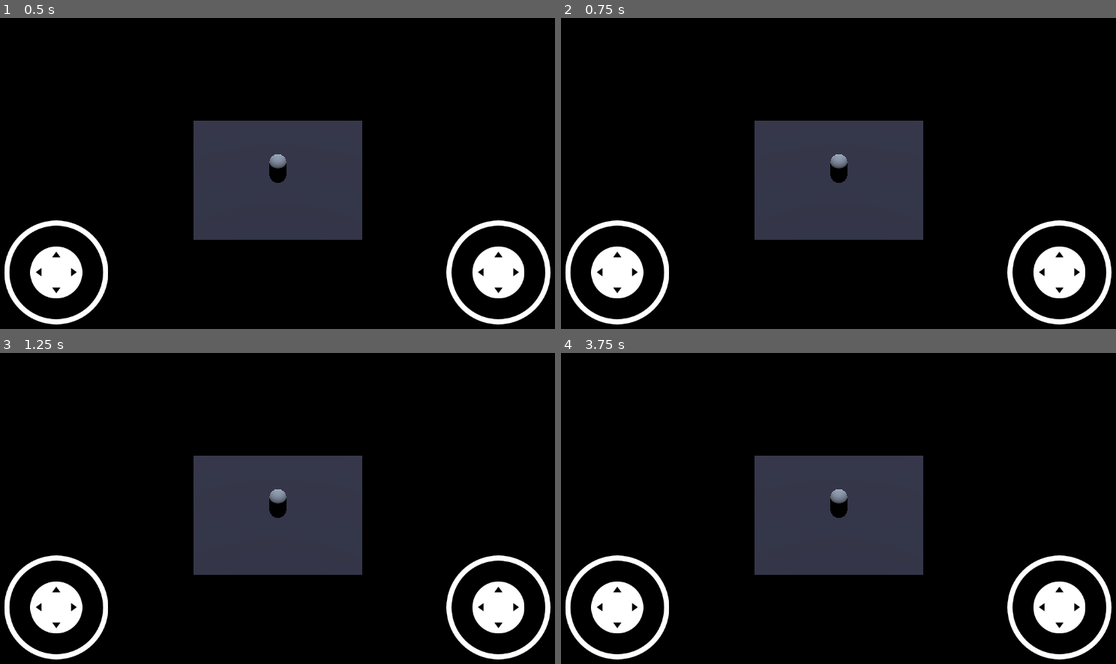
Above: before the commit, frames 1-4 (two rows, left to right).
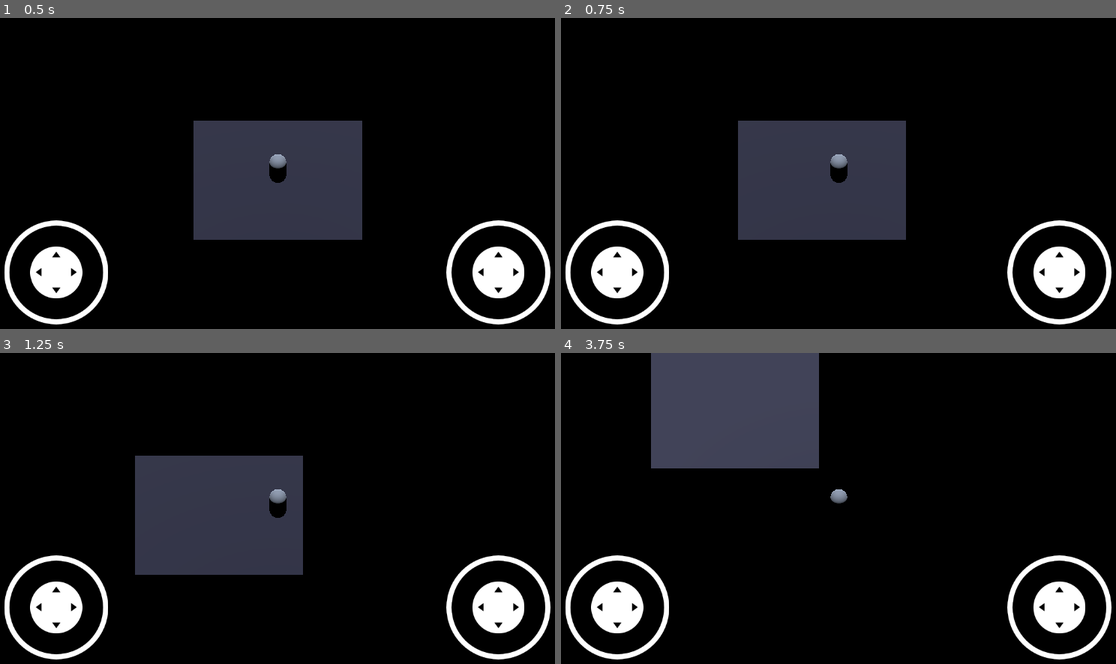
Above: after the commit, the same moments.

Repository: Adamekka/bullets-vs-bullets
Game: Godot game, scene res://scenes/main.tscn
Two runs of this game, one before a commit and one after it. Both use one fixed random seed, a clock stepped at 60 frames per second and the inputs below.
Inputs (mouse positions are in pixels of both pictures, inside the frame that each line leads up to):
- Up to frame 1 (0.5 s): no input
- Up to frame 2 (0.75 s): tap Enter at 0.5 s; move the mouse to (971, 170) at 0.52 s; hold Right (ui_right) from 0.53 s (still down); click (971, 170) at 0.67 s
- Up to frame 3 (1.25 s): keep holding Right (ui_right)
- Up to frame 4 (3.75 s): release Right (ui_right) at 1.25 s; drag from (716, 539) to (810, 589) at 1.27 s; tap Space at 2 s; move the mouse to (899, 446) at 2.02 s; hold Right (ui_right) 2.03-2.75 s; drag from (810, 589) to (660, 471) at 2.77 s; move the mouse to (1016, 570) at 3.52 s; hold Left (ui_left) from 3.53 s (still down)

Frame 1 is identical in both runs. In frame 2, 2.3% of the frame differs, in the area x 31-66%, y 33-72%; in frame 3, 8.1%; in frame 4, 22%, in the area x 16-66%, y 0-72%.

Commit message:
feat: player movement

Diff:
--- /dev/null
+++ b/entities/player/player.gd
@@ -0,0 +1,24 @@
+extends CharacterBody3D
+
+const SPEED: float = 5.0
+
+# Get the gravity from the project settings to be synced with RigidBody nodes.
+var gravity = ProjectSettings.get_setting("physics/3d/default_gravity")
+
+
+func _physics_process(delta):
+	# Gravity
+	if !is_on_floor():
+		velocity.y -= gravity * delta
+
+	# Movement
+	var input_dir: Vector2 = Input.get_vector("ui_left", "ui_right", "ui_up", "ui_down")
+	var direction: Vector3 = (transform.basis * Vector3(input_dir.x, 0, input_dir.y)).normalized()
+	if direction:
+		velocity.x = direction.x * SPEED
+		velocity.z = direction.z * SPEED
+	else:
+		velocity.x = move_toward(velocity.x, 0, SPEED)
+		velocity.z = move_toward(velocity.z, 0, SPEED)
+
+	move_and_slide()
--- a/project.godot
+++ b/project.godot
@@ -12,7 +12,7 @@
 
 config/name="bullets-vs-bullets"
 run/main_scene="res://scenes/main.tscn"
-config/features=PackedStringArray("4.1", "Mobile")
+config/features=PackedStringArray("4.2", "Mobile")
 config/icon="res://icon.svg"
 
 [input_devices]
--- a/scenes/main.tscn
+++ b/scenes/main.tscn
@@ -1,10 +1,14 @@
-[gd_scene load_steps=6 format=3 uid="uid://3tiofbb7f7ht"]
+[gd_scene load_steps=8 format=3 uid="uid://3tiofbb7f7ht"]
 
 [ext_resource type="Material" uid="uid://c7o02oryteqtl" path="res://scenes/floor_material.tres" id="1_b2evm"]
 [ext_resource type="PackedScene" uid="uid://bp54yu83v5w6u" path="res://entities/player/player.tscn" id="1_eg6qm"]
+[ext_resource type="Script" path="res://entities/player/player.gd" id="3_r5773"]
 [ext_resource type="PackedScene" uid="uid://dmr0fcamx7t56" path="res://addons/joystick/virtual_joystick.tscn" id="3_sgwhn"]
 
 [sub_resource type="PhysicsMaterial" id="PhysicsMaterial_70m5f"]
+
+[sub_resource type="BoxShape3D" id="BoxShape3D_msloq"]
+size = Vector3(10, 0.1, 10)
 
 [sub_resource type="BoxMesh" id="BoxMesh_5ljjn"]
 material = ExtResource("1_b2evm")
@@ -18,6 +22,10 @@
 transform = Transform3D(1, -3.48787e-16, 3.48787e-16, 3.48787e-16, 1, -3.48787e-16, -3.48787e-16, 3.48787e-16, 1, 2.08165e-12, -0.05, 2.08165e-12)
 physics_material_override = SubResource("PhysicsMaterial_70m5f")
 
+[node name="CollisionShape3D" type="CollisionShape3D" parent="Floor"]
+transform = Transform3D(1, -1.21652e-31, 0, -1.21652e-31, 1, 0, 0, 0, 1, 0, 0, 0)
+shape = SubResource("BoxShape3D_msloq")
+
 [node name="MeshInstance3D" type="MeshInstance3D" parent="Floor"]
 transform = Transform3D(10, -1.21652e-32, 0, -1.21652e-30, 0.1, 0, 0, 0, 10, 0.00860932, 0, 3.03577e-18)
 custom_aabb = AABB(2.08165e-12, 2.08165e-12, 2.08165e-12, 2.08165e-12, 2.08165e-12, 2.08165e-12)
@@ -25,6 +33,7 @@
 
 [node name="CharacterBody3D" parent="." instance=ExtResource("1_eg6qm")]
 transform = Transform3D(1, 0, 0, 0, 1, 0, 0, 0, 1, 2.08165e-12, 1, 2.08165e-12)
+script = ExtResource("3_r5773")
 
 [node name="Camera3D" type="Camera3D" parent="CharacterBody3D"]
 transform = Transform3D(1, -5.95416e-16, 2.46629e-16, 2.4663e-16, 0.707107, 0.707107, -5.95416e-16, -0.707107, 0.707107, 2.08165e-12, 8.51447, 10)
@@ -40,3 +49,7 @@
 offset_left = 850.0
 offset_right = 1150.0
 joystick_mode = 1
+action_left = "shoot_left"
+action_right = "shoot_right"
+action_up = "shoot_up"
+action_down = "shoot_down"
